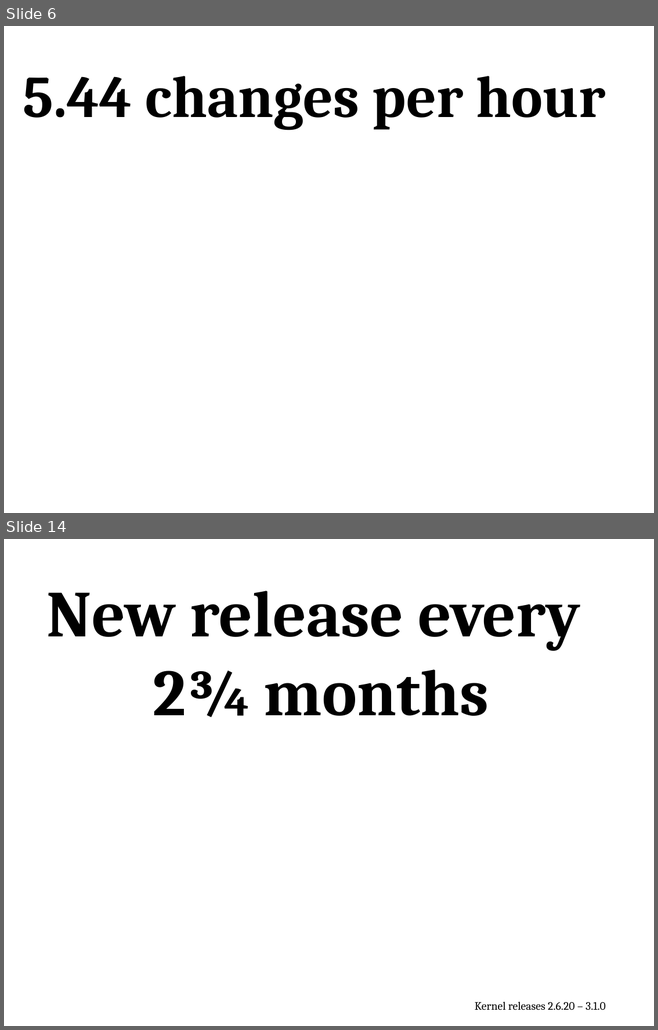
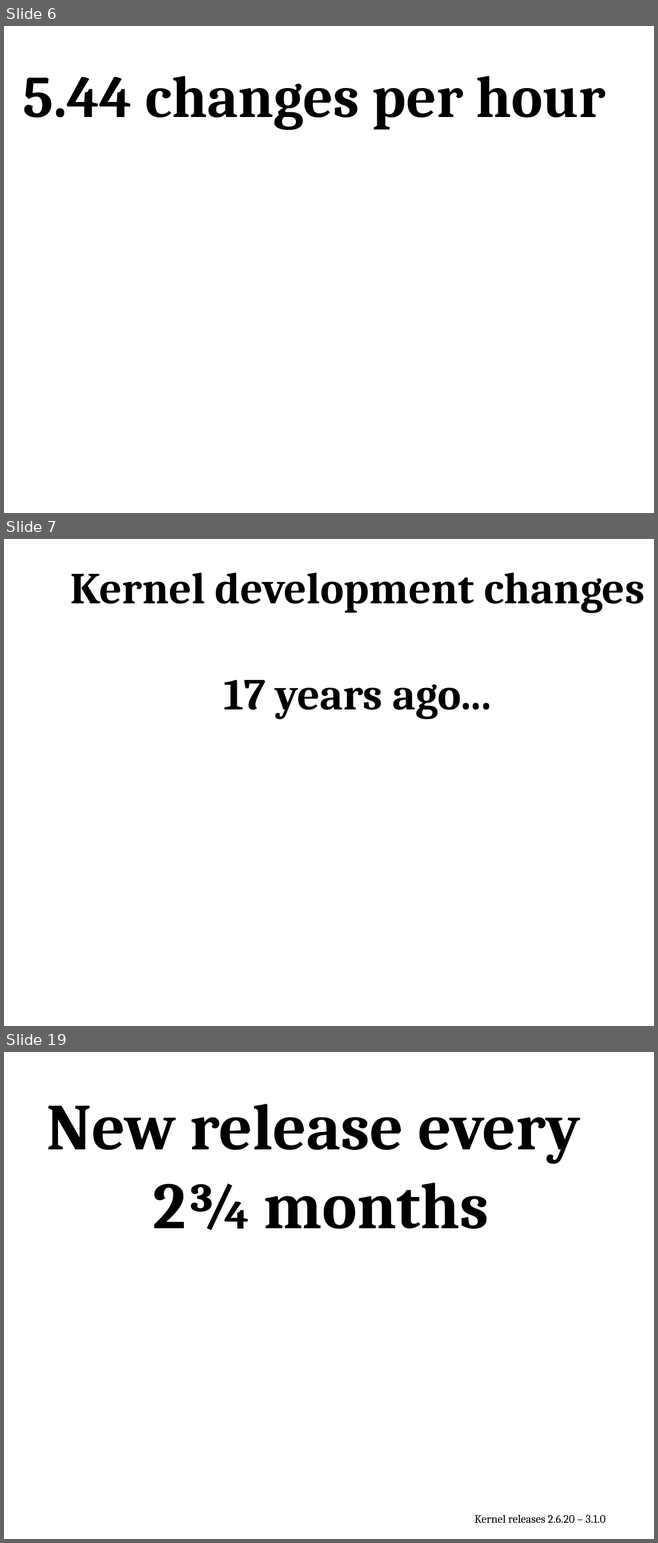
Before and after one commit to gregkh/kernel-development, a slide deck: kernel-development.odp. Shown one above the other, each under a label of ours: slides 6 and 14 before the commit, slides 6, 7 and 19 after it; the slides between them are not shown. The pictures are 658x1030 and 658x1543 pixels, drawn with LibreOffice and Linux fonts; fonts in the diff are those of the drawing; background and template pictures are left out. Boxes give left, top, right and bottom in pixels: in the first picture for what was removed or moved away, otherwise in the second. Text is boxed around its words. In the diff, an @@ line names an element or a change of style, - is before the commit and + after.

```diff
--- a/kernel-development.odp
+++ b/kernel-development.odp
@@ slide 7 added at (4,539,654,1026), background #FFFFFF @@
@@ text added at (70,573,644,719), 54 pt, text #000000, bold @@
+Kernel development changes
+17 years ago...
@@ what was slide 14 is now slide 19 @@
```
Also in this commit, not shown: 3 slides changed, 14 other slides added, 4 slides removed, 1 other file.
